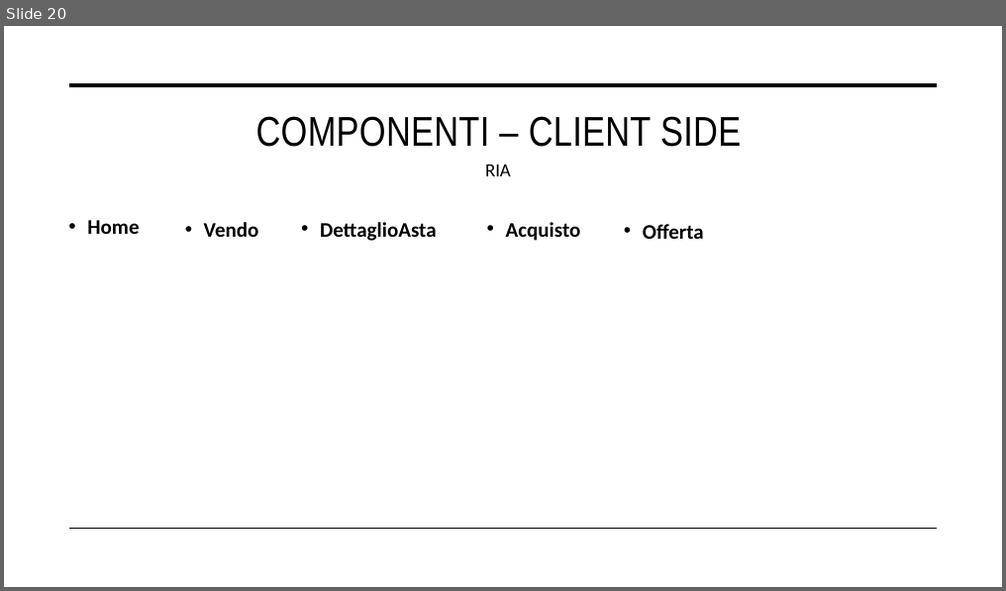
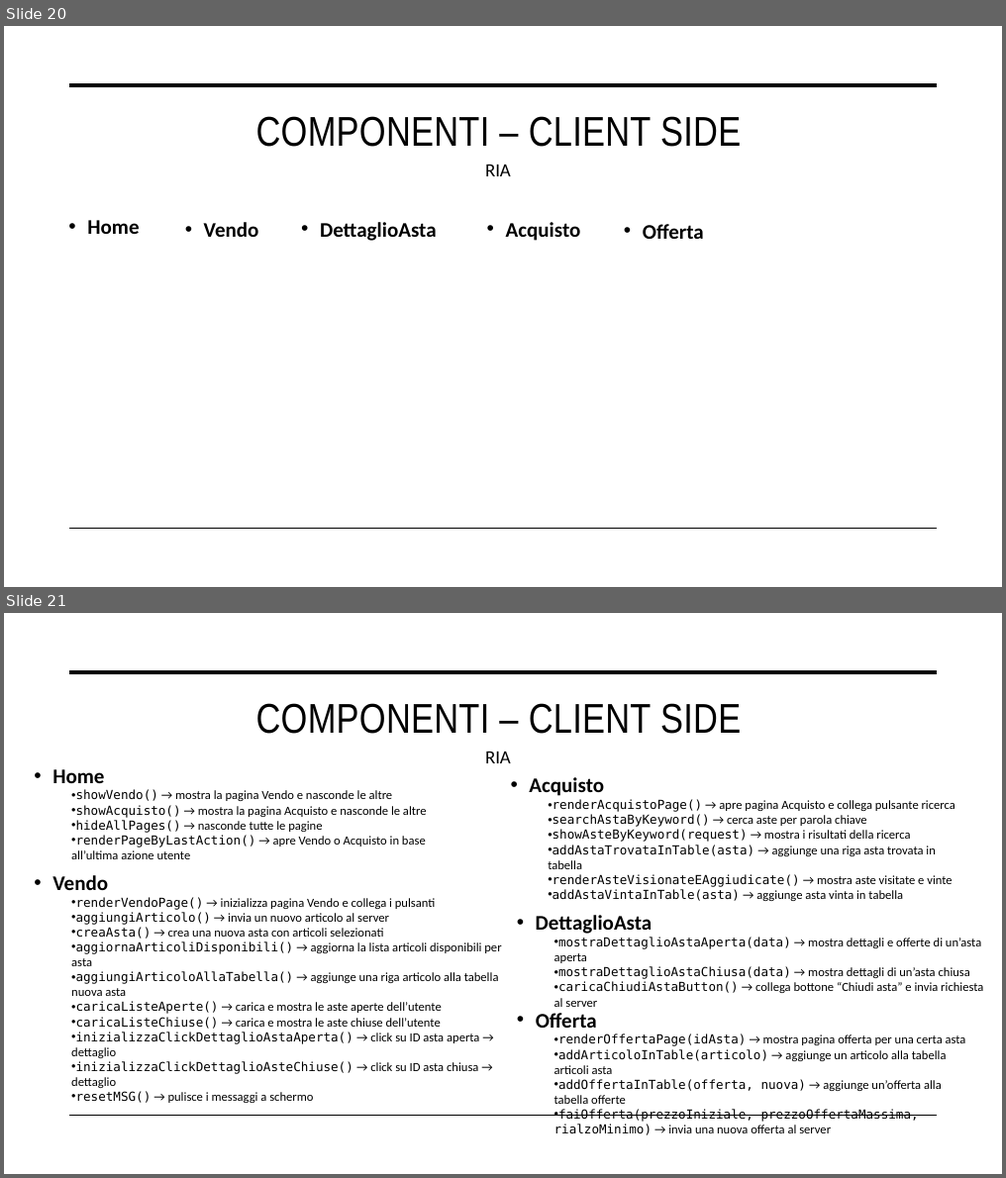
Before and after one commit to nicolospuri/AuctionSystem-Website, a slide deck: deliverables/PresentazioneProgettoTIW.pptx. Shown one above the other, each under a label of ours: slide 20 before the commit, slides 20 and 21 after it. The pictures are 1006x591 and 1006x1178 pixels, drawn with LibreOffice and Linux fonts; fonts in the diff are those of the drawing. Boxes give left, top, right and bottom in pixels: in the first picture for what was removed or moved away, otherwise in the second. Text is boxed around its words. In the diff, an @@ line names an element or a change of style, - is before the commit and + after.

Commit message:
powerpoint seq diagram + componenti client side (da rivedere)

```diff
--- a/deliverables/PresentazioneProgettoTIW.pptx
+++ b/deliverables/PresentazioneProgettoTIW.pptx
@@ slide 21 added at (x1=4, y1=613, x2=1002, y2=1174), background #FFFFFF; not listed: 2 template elements that a slide beside it also shows @@
@@ title added at (x1=256, y1=703, x2=741, y2=734), 40 pt, text #000000 @@
+COMPONENTI – CLIENT SIDE
@@ text added at (x1=485, y1=752, x2=511, y2=763), 18 pt, text #000000 @@
+RIA
@@ text added at (x1=53, y1=769, x2=427, y2=860), 12 pt, text #000000 @@
+• Home
+  • showVendo() → mostra la pagina Vendo e nasconde le altre
+  • showAcquisto() → mostra la pagina Acquisto e nasconde le altre
+  • hideAllPages() → nasconde tutte le pagine
+  • renderPageByLastAction() → apre Vendo o Acquisto in base all’ultima azione utente
@@ text added at (x1=529, y1=777, x2=955, y2=901), 12 pt, text #000000 @@
+• Acquisto
+  • renderAcquistoPage() → apre pagina Acquisto e collega pulsante ricerca
+  • searchAstaByKeyword() → cerca aste per parola chiave
+  • showAsteByKeyword(request) → mostra i risultati della ricerca
+  • addAstaTrovataInTable(asta) → aggiunge una riga asta trovata in tabella
+  • renderAsteVisionateEAggiudicate() → mostra aste visitate e vinte
+  • addAstaVintaInTable(asta) → aggiunge asta vinta in tabella
@@ text added at (x1=53, y1=875, x2=501, y2=1103), 12 pt, text #000000 @@
+• Vendo
+  • renderVendoPage() → inizializza pagina Vendo e collega i pulsanti
+  • aggiungiArticolo() → invia un nuovo articolo al server
+  • creaAsta() → crea una nuova asta con articoli selezionati
+  • aggiornaArticoliDisponibili() → aggiorna la lista articoli disponibili per asta
+  • aggiungiArticoloAllaTabella() → aggiunge una riga articolo alla tabella nuova asta
+  • caricaListeAperte() → carica e mostra le aste aperte dell’utente
+  • caricaListeChiuse() → carica e mostra le aste chiuse dell’utente
+  • inizializzaClickDettaglioAstaAperta() → click su ID asta aperta → dettaglio
+  • inizializzaClickDettaglioAsteChiuse() → click su ID asta chiusa → dettaglio
+  • resetMSG() → pulisce i messaggi a schermo
@@ text added at (x1=536, y1=915, x2=983, y2=1007), 12 pt, text #000000 @@
+• DettaglioAsta
+  • mostraDettaglioAstaAperta(data) → mostra dettagli e offerte di un’asta aperta
+  • mostraDettaglioAstaChiusa(data) → mostra dettagli di un’asta chiusa
+  • caricaChiudiAstaButton() → collega bottone “Chiudi asta” e invia richiesta al server
@@ text added at (x1=536, y1=1013, x2=966, y2=1136), 12 pt, text #000000 @@
+• Offerta
+  • renderOffertaPage(idAsta) → mostra pagina offerta per una certa asta
+  • addArticoloInTable(articolo) → aggiunge un articolo alla tabella articoli asta
+  • addOffertaInTable(offerta, nuova) → aggiunge un’offerta alla tabella offerte
+  • faiOfferta(prezzoIniziale, prezzoOffertaMassima, rialzoMinimo) → invia una nuova offerta al server
```
Also in this commit, not shown: 23 other slides added.
